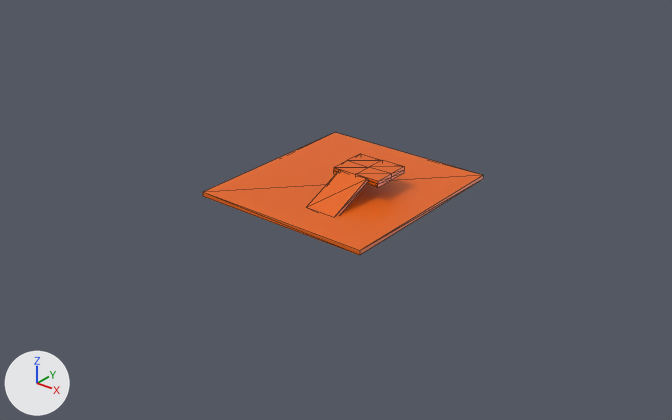
Two versions of the glTF model dist/glb/demo-level.glb, one commit apart.
One viewpoint serves both versions: a 50 mm lens placed at (49.4, -63.3, 36.3), pointed at (0.4, -2.0, -1.7). Lighting does not change. The marker at lower left points along +X, +Y and +Z. Mesh edges are drawn as thin lines. Vertices at the same position are counted once.
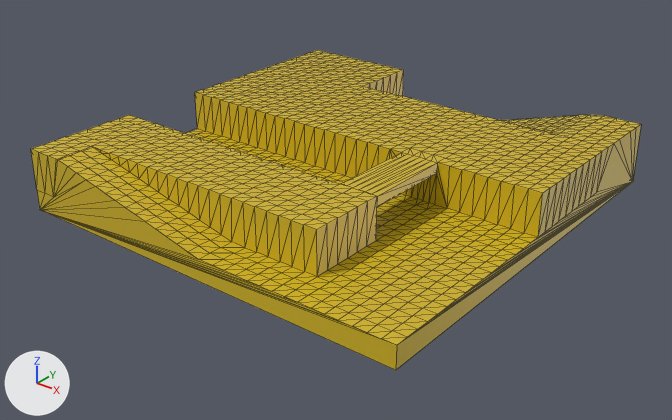
Changed parts and their boxes (x1, y1, x2, y2) in the pictures (672 x 420 px):
'Cube', reshaped, rescaled (117% wider, 161% taller): before (203, 133, 483, 255); after (31, 50, 641, 370)
part 1 of me_cube, deleted (orange): before (334, 154, 404, 188)
part 2 of me_cube, built on: before (203, 133, 483, 251); after (31, 50, 641, 345)
part 3 of me_cube, recoloured: before (360, 182, 478, 255); after (396, 183, 631, 370)

The change in detail:
Material 'Material' (mat_material) is new.
Its base color is (0.65, 0.463, 0.0139) (yellow #d3b51f).
Its roughness is 0.4.
me_cube is used by ob_cube; location (0.0, 0.0, 0.0); scale (9.12, 9.79, 0.214).
me_cube had 42 vertices, 72 faces and spanned x -1.0..1.0, y -1.0..1.0, z -1.0..10.69.
me_cube now has 1277 vertices, 2566 faces and spans x -1.0..1.0, y -1.0..1.0, z -1.0..5.0.
me_cube part 1: the loose piece of 26 vertices spanning x -0.03..0.52, y -0.15..0.27, z 7.7..10.69 is deleted.
me_cube part 2: 9 vertices removed from x 0.05..1.0, y -0.64..1.0, z -0.99..10.6; 1270 vertices added at x -1.0..1.0, y -1.0..1.0, z 1.0..5.0.
me_cube part 3: 3 faces spanning x -1.0..1.0, y -1.0..1.0, z -1.0..1.0 switch from mat_material_001 (orange #e76402) to mat_material (yellow #d3b51f).
Object 'Cube' (ob_cube) is rescaled from (9.12, 9.79, 0.214) to (20.0, 20.0, 1.0).
